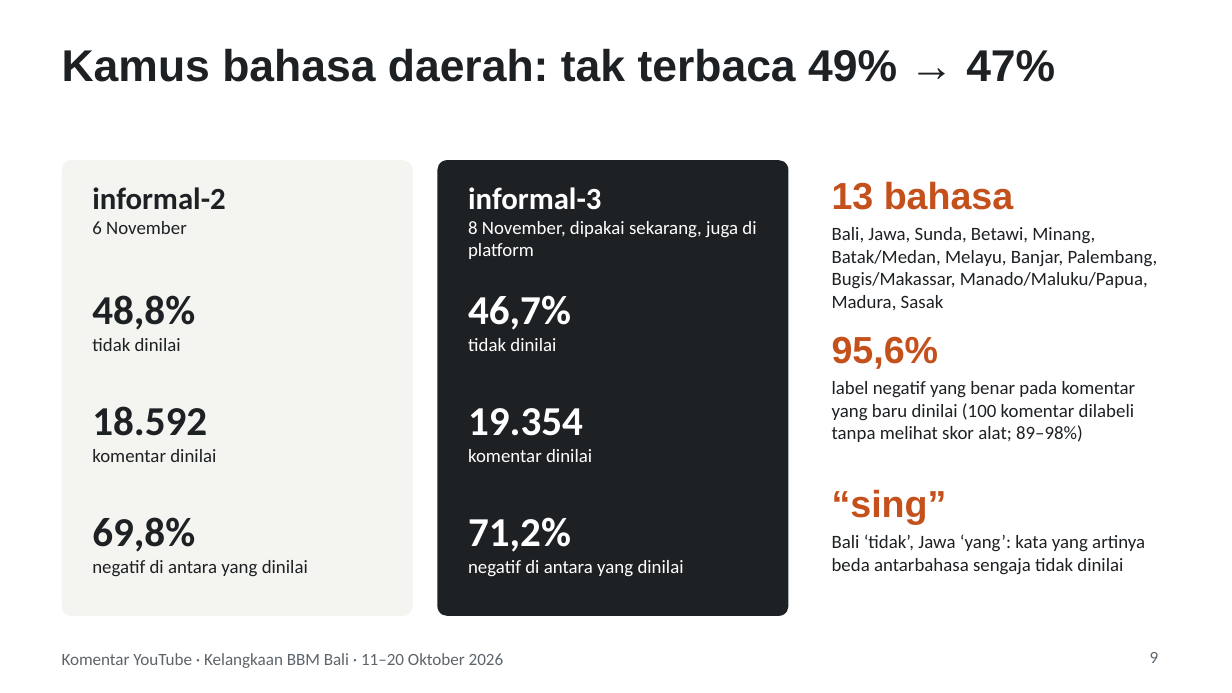
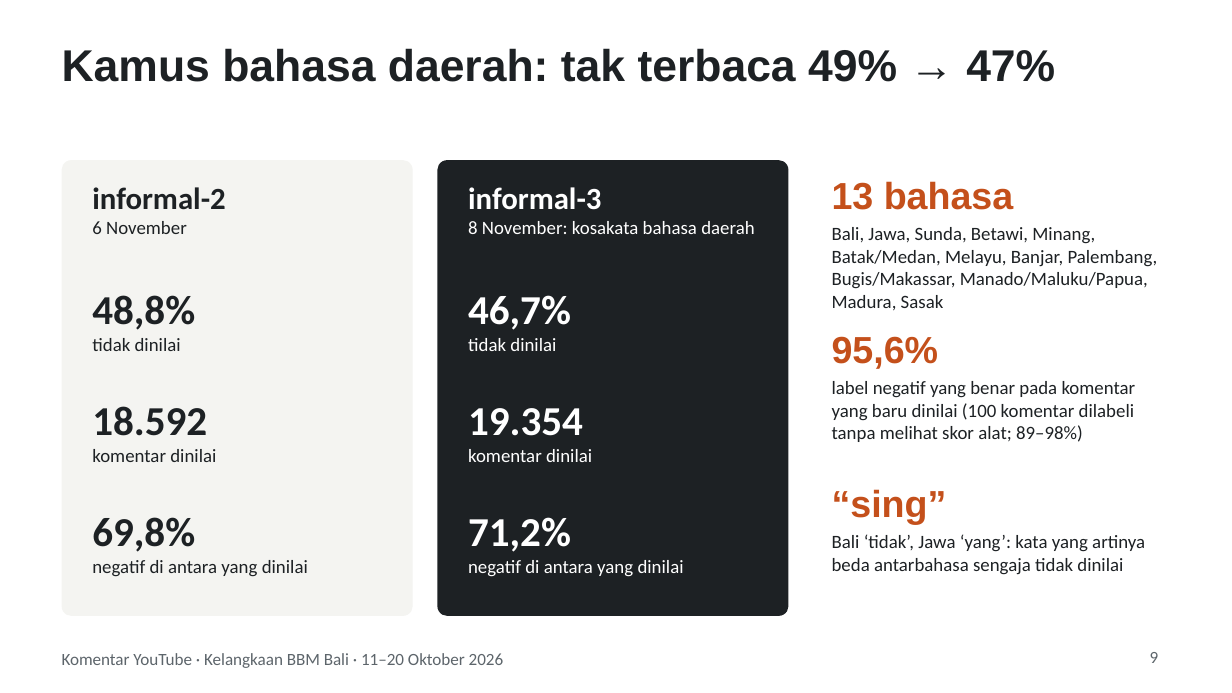
Before and after one commit to mahendrasenoaji-lgtm/public-opinion-platform, a slide deck: slide 9 of proyek/bbm-bali-youtube/presentasi_bbm_bali_youtube.pptx. Drawn at 1232x693 pixels with LibreOffice and Linux fonts; fonts in the diff are those of the drawing. Boxes give left, top, right and bottom in pixels: in the first picture for what was removed or moved away, otherwise in the second. Text is boxed around its words. In the diff, an @@ line names an element or a change of style, - is before the commit and + after.

```diff
--- a/proyek/bbm-bali-youtube/presentasi_bbm_bali_youtube.pptx
+++ b/proyek/bbm-bali-youtube/presentasi_bbm_bali_youtube.pptx
@@ text at [468, 221, 754, 234]: text changed @@
-8 November, dipakai sekarang, juga di platform
+8 November: kosakata bahasa daerah
```
Also in this commit, not shown: 7 other slides changed, 4 slides added, 25 other files.
